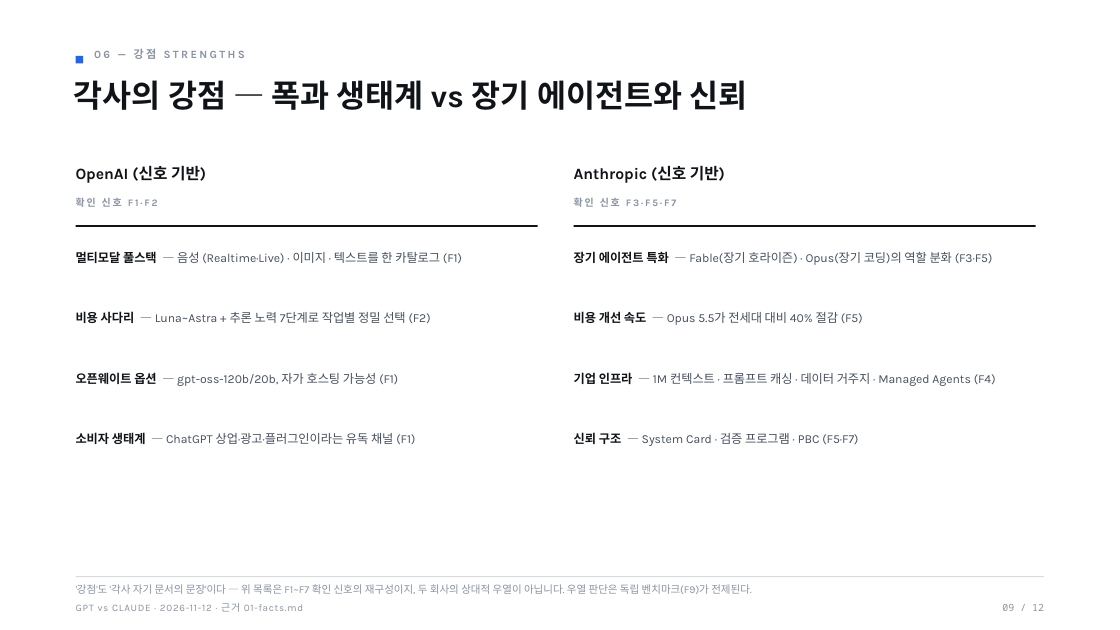
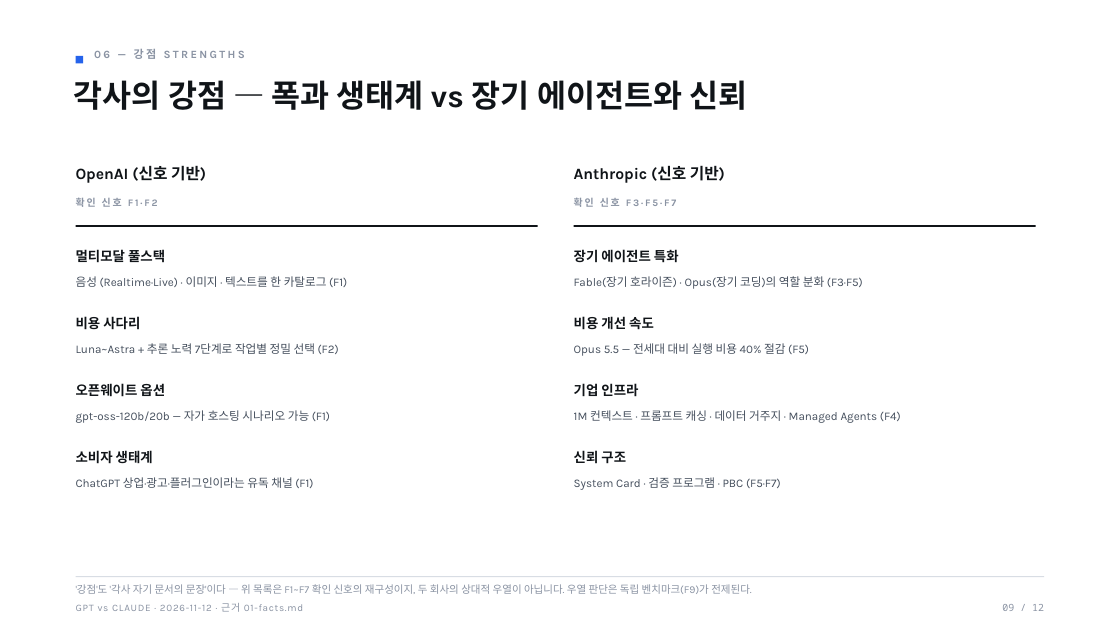
Before and after one commit to yjj3019/AI-Harness, a slide deck: slide 9 of docs/practice/ai-model-competition-2026-11-12/03-deck.pptx. Drawn at 1120x630 pixels with LibreOffice and Linux fonts; fonts in the diff are those of the drawing. Boxes give left, top, right and bottom in pixels: in the first picture for what was removed or moved away, otherwise in the second. Text is boxed around its words. In the diff, an @@ line names an element or a change of style, - is before the commit and + after.

```diff
--- a/docs/practice/ai-model-competition-2026-11-12/03-deck.pptx
+++ b/docs/practice/ai-model-competition-2026-11-12/03-deck.pptx
@@ text at (76, 249, 165, 263): text changed; size 10.5 to 11.5 pt; text colour #46505E to #101418; bold on @@
-멀티모달 풀스택 — 음성 (Realtime·Live) · 이미지 · 텍스트를 한 카탈로그 (F1)
+멀티모달 풀스택
@@ text added at (574, 249, 679, 263), 11.5 pt, text #101418, bold @@
+장기 에이전트 특화
@@ text added at (76, 276, 347, 287), 10 pt, text #46505E @@
+음성 (Realtime·Live) · 이미지 · 텍스트를 한 카탈로그 (F1)
@@ text at (574, 276, 863, 289): text changed; size 10.5 to 10 pt @@
-장기 에이전트 특화 — Fable(장기 호라이즌) · Opus(장기 코딩)의 역할 분화 (F3·F5)
+Fable(장기 호라이즌) · Opus(장기 코딩)의 역할 분화 (F3·F5)
@@ text added at (76, 316, 140, 330), 11.5 pt, text #101418, bold @@
+비용 사다리
@@ text added at (574, 316, 654, 330), 11.5 pt, text #101418, bold @@
+비용 개선 속도
@@ text at (76, 343, 339, 354): text changed; size 10.5 to 10 pt @@
-비용 사다리 — Luna~Astra + 추론 노력 7단계로 작업별 정밀 선택 (F2)
+Luna~Astra + 추론 노력 7단계로 작업별 정밀 선택 (F2)
@@ text at (574, 343, 809, 356): text changed; size 10.5 to 10 pt @@
-비용 개선 속도 — Opus 5.5가 전세대 대비 40% 절감 (F5)
+Opus 5.5 — 전세대 대비 실행 비용 40% 절감 (F5)
@@ text added at (76, 383, 165, 397), 11.5 pt, text #101418, bold @@
+오픈웨이트 옵션
@@ text added at (574, 383, 638, 397), 11.5 pt, text #101418, bold @@
+기업 인프라
@@ text at (76, 410, 330, 423): text changed; size 10.5 to 10 pt @@
-오픈웨이트 옵션 — gpt-oss-120b/20b, 자가 호스팅 가능성 (F1)
+gpt-oss-120b/20b — 자가 호스팅 시나리오 가능 (F1)
@@ text at (574, 410, 901, 423): text changed; size 10.5 to 10 pt @@
-기업 인프라 — 1M 컨텍스트 · 프롬프트 캐싱 · 데이터 거주지 · Managed Agents (F4)
+1M 컨텍스트 · 프롬프트 캐싱 · 데이터 거주지 · Managed Agents (F4)
@@ text at (76, 477, 313, 488): text changed; size 10.5 to 10 pt @@
-소비자 생태계 — ChatGPT 상업·광고·플러그인이라는 유독 채널 (F1)
+ChatGPT 상업·광고·플러그인이라는 유독 채널 (F1)
@@ text added at (76, 450, 153, 464), 11.5 pt, text #101418, bold @@
+소비자 생태계
@@ text at (574, 477, 781, 490): text changed; size 10.5 to 10 pt @@
-신뢰 구조 — System Card · 검증 프로그램 · PBC (F5·F7)
+System Card · 검증 프로그램 · PBC (F5·F7)
@@ text added at (574, 450, 626, 464), 11.5 pt, text #101418, bold @@
+신뢰 구조
```
Also in this commit, not shown: 6 other slides changed, 3 other files.
